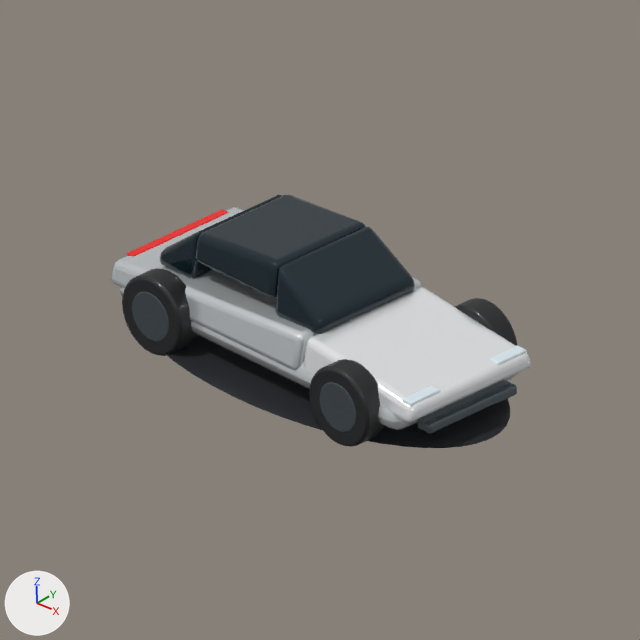
The Blender file art/blender/mass-market-ev/mass-market-ev.blend as it was, and as the next commit left it.
Before and after are seen from the file's camera 'Factorio orthographic camera'. Arrows for +X, +Y and +Z are at lower left; the lights stay in place. The older version comes first.

In view in the first picture: 'Efficient battery floor', 'Front lower grille', 'Ground contact shadow', 'Liftback body', 'Liftback glass', 'Roomy panoramic roof', 'Short practical nose', 'Tall windshield', 'front left tire', 'front left wheel', 'rear left tire', 'rear left wheel' and 4 more.
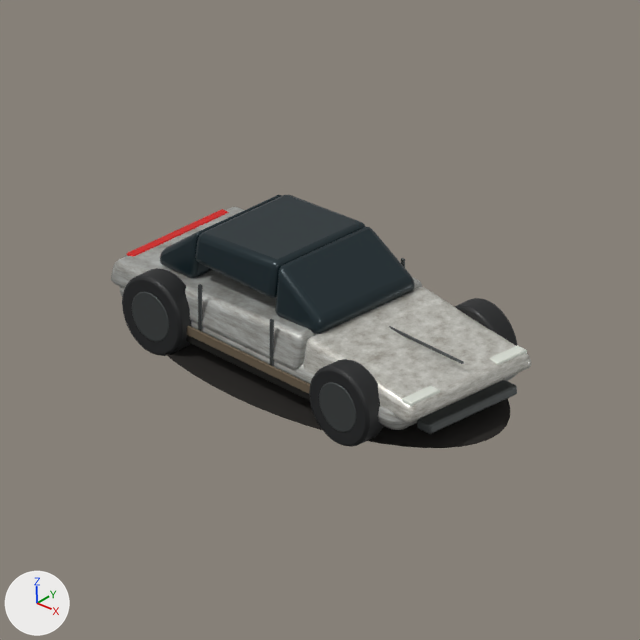
What differs and where, as boxes (x1, y1, x2, y2) in the pictures (640 x 640 px):
'Short practical nose', surface changed (white to grey): (303, 287, 531, 422) in both
'Liftback body', recoloured: (111, 207, 422, 370) in both
'Efficient battery floor', recoloured: (120, 287, 518, 430) in both
'Left rocker dust', added: after (187, 326, 310, 394)
'Left practical side sill', added: after (186, 335, 310, 401)
'Hood service seam', added: after (389, 326, 464, 364)
'Left rear door seam', added: after (198, 284, 202, 332)
'Left front door seam', added: after (270, 319, 274, 367)

Edits to the bpy script that builds the scene:
```text
Change mat_pearl_body_highlight:
    remove # nodes: BsdfPrincipled, OutputMaterial
    remove # colours: white #f9fcfd
    nodes: BsdfPrincipled, OutputMaterial, TexNoise, ValToRGB
    colours: grey #9e998e, white #eaeae3
Add mat_road_worn_pearl_white:
    mat_road_worn_pearl_white = bpy.data.materials.new('Road-worn pearl white')
    # nodes: BsdfPrincipled, OutputMaterial, TexNoise, ValToRGB
    # colours: grey #89867e, light grey #ced1ce
Change me_cube_001:
    where me_cube_001.from_pydata(...)  # 8 vertices, 6 faces; spans x -2.05..2.05, y -0.92..0.92, z -0.16..0.16
    remove me_cube_001.materials.append(mat_pearl_white_paint)  # white #dde2e5
    add me_cube_001.materials.append(mat_road_worn_pearl_white)
Change me_liftback_body_mesh:
    where me_liftback_body_mesh.from_pydata(...)  # 8 vertices, 6 faces; spans x -2.12..0.62, y -0.94..0.94, z 0.54..0.96
    remove me_liftback_body_mesh.materials.append(mat_pearl_white_paint)  # white #dde2e5
    add me_liftback_body_mesh.materials.append(mat_road_worn_pearl_white)
Add ob_left_rocker_dust:
    ob_left_rocker_dust = bpy.data.objects.new('Left rocker dust', me_cube_013)  # a box spanning x -1.18..1.18, y -0.01..0.01, z -0.05..0.05; in mat_road_dust (brown #695b48); modifiers BEVEL
    ob_left_rocker_dust.parent = ob_mass_market_ev
    ob_left_rocker_dust.location = (-0.2, -0.96, 0.47)
Add ob_left_rear_door_seam:
    ob_left_rear_door_seam = bpy.data.objects.new('Left rear door seam', me_cube_011)  # a box spanning x -0.02..0.02, y -0.014..0.014, z -0.27..0.27; in mat_aero_wheel_graphite (dark grey #555959); modifiers BEVEL
    ob_left_rear_door_seam.parent = ob_mass_market_ev
    ob_left_rear_door_seam.location = (-0.78, -0.925, 0.76)
Add ob_left_front_door_seam:
    ob_left_front_door_seam = bpy.data.objects.new('Left front door seam', me_cube_011.copy())  # modifiers BEVEL
    ob_left_front_door_seam.parent = ob_mass_market_ev
    ob_left_front_door_seam.location = (0.25, -0.925, 0.76)
Add ob_hood_service_seam:
    ob_hood_service_seam = bpy.data.objects.new('Hood service seam', me_cube_008)  # a box spanning x -0.58..0.58, y -0.015..0.015, z -0.012..0.012; in mat_aero_wheel_graphite (dark grey #555959); modifiers BEVEL
    ob_hood_service_seam.parent = ob_mass_market_ev
    ob_hood_service_seam.location = (1.48, 0.0, 0.88)
Add ob_left_practical_side_sill:
    ob_left_practical_side_sill = bpy.data.objects.new('Left practical side sill', me_cube_006)  # a box spanning x -1.55..1.55, y -0.04..0.04, z -0.06..0.06; in mat_exposed_underbody (black #2c2b28); modifiers BEVEL
    ob_left_practical_side_sill.parent = ob_mass_market_ev
    ob_left_practical_side_sill.location = (-0.08, -0.92, 0.39)
```
